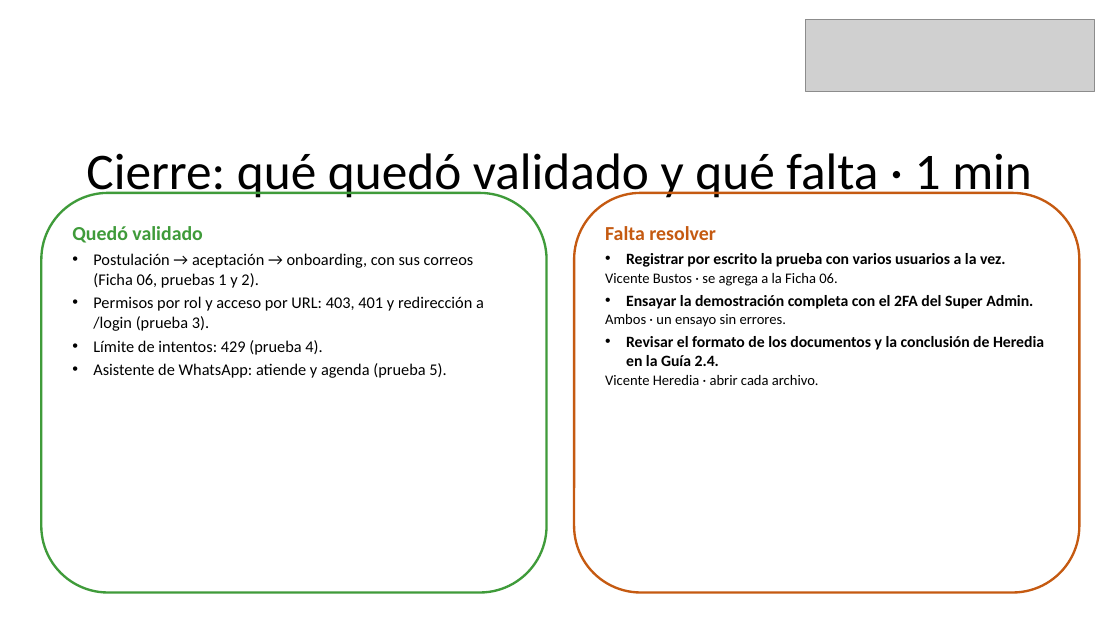
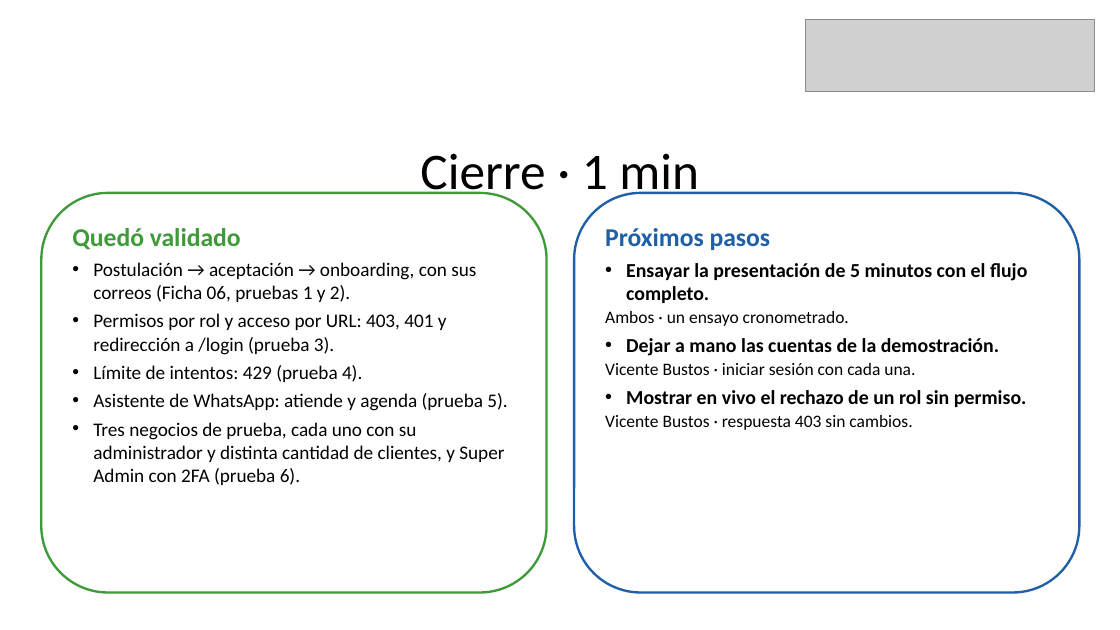
Before and after one commit to Vichobustosss/2026_2_BUSTOS-HEREDIA_CASPTONE_002D_GRUPO_006, a slide deck: slide 3 of Fase 3/Evidencias Grupales/Mini_Presentacion_Semana_15_HurryUp_GRUPO06.pptx. Drawn at 1120x630 pixels with LibreOffice and Linux fonts; fonts in the diff are those of the drawing; grey boxes stand for pictures. Boxes give left, top, right and bottom in pixels: in the first picture for what was removed or moved away, otherwise in the second. Text is boxed around its words. In the diff, an @@ line names an element or a change of style, - is before the commit and + after.

```diff
--- a/Fase 3/Evidencias Grupales/Mini_Presentacion_Semana_15_HurryUp_GRUPO06.pptx
+++ b/Fase 3/Evidencias Grupales/Mini_Presentacion_Semana_15_HurryUp_GRUPO06.pptx
@@ text at (420,153,699,202): text changed @@
-Cierre: qué quedó validado y qué falta · 1 min
+Cierre · 1 min
@@ rounded rectangle "Próximos pasos" at (575,193,1080,593): outline #C55A11 2 pt to #1F5FA8 2 pt @@
@@ text in rounded rectangle at (72,228,507,411): size 17 to 22 pt in "Quedó validado"; size 14 to 16.5 pt in "Postulación → aceptación → onboarding, con sus ...", "Permisos por rol y acceso por URL: ...", "Límite de intentos: 429 (prueba 4).", "Asistente de WhatsApp: atiende y agenda (prueba ..."; more space between paragraphs @@
@@ text in rounded rectangle at (605,228,1027,430): text changed; size 13.5 to 17 pt @@
-Falta resolver
-• Registrar por escrito la prueba con varios usuarios a la vez.
-Vicente Bustos · se agrega a la Ficha 06.
-• Ensayar la demostración completa con el 2FA del Super Admin.
-Ambos · un ensayo sin errores.
-• Revisar el formato de los documentos y la conclusión de Heredia en la Guía 2.4.
-Vicente Heredia · abrir cada archivo.
+Próximos pasos
+• Ensayar la presentación de 5 minutos con el flujo completo.
+Ambos · un ensayo cronometrado.
+• Dejar a mano las cuentas de la demostración.
+Vicente Bustos · iniciar sesión con cada una.
+• Mostrar en vivo el rechazo de un rol sin permiso.
+Vicente Bustos · respuesta 403 sin cambios.
@@ text in rounded rectangle at (93,422,504,485): paragraph added @@
+• Tres negocios de prueba, cada uno con su administrador y distinta cantidad de clientes, y Super Admin con 2FA (prueba 6).
```
Also in this commit, not shown: 2 other slides changed, 8 other files.
